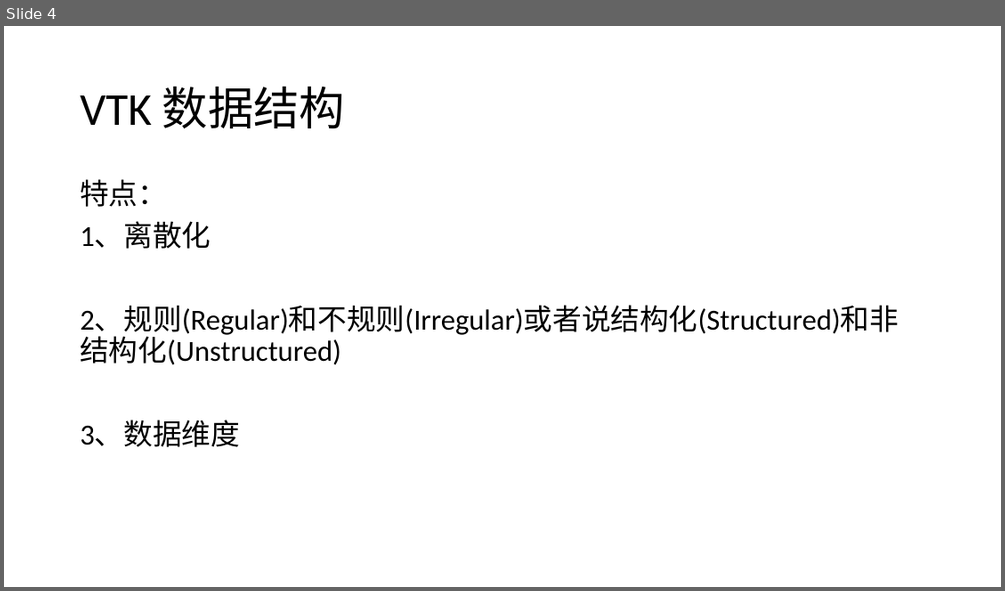
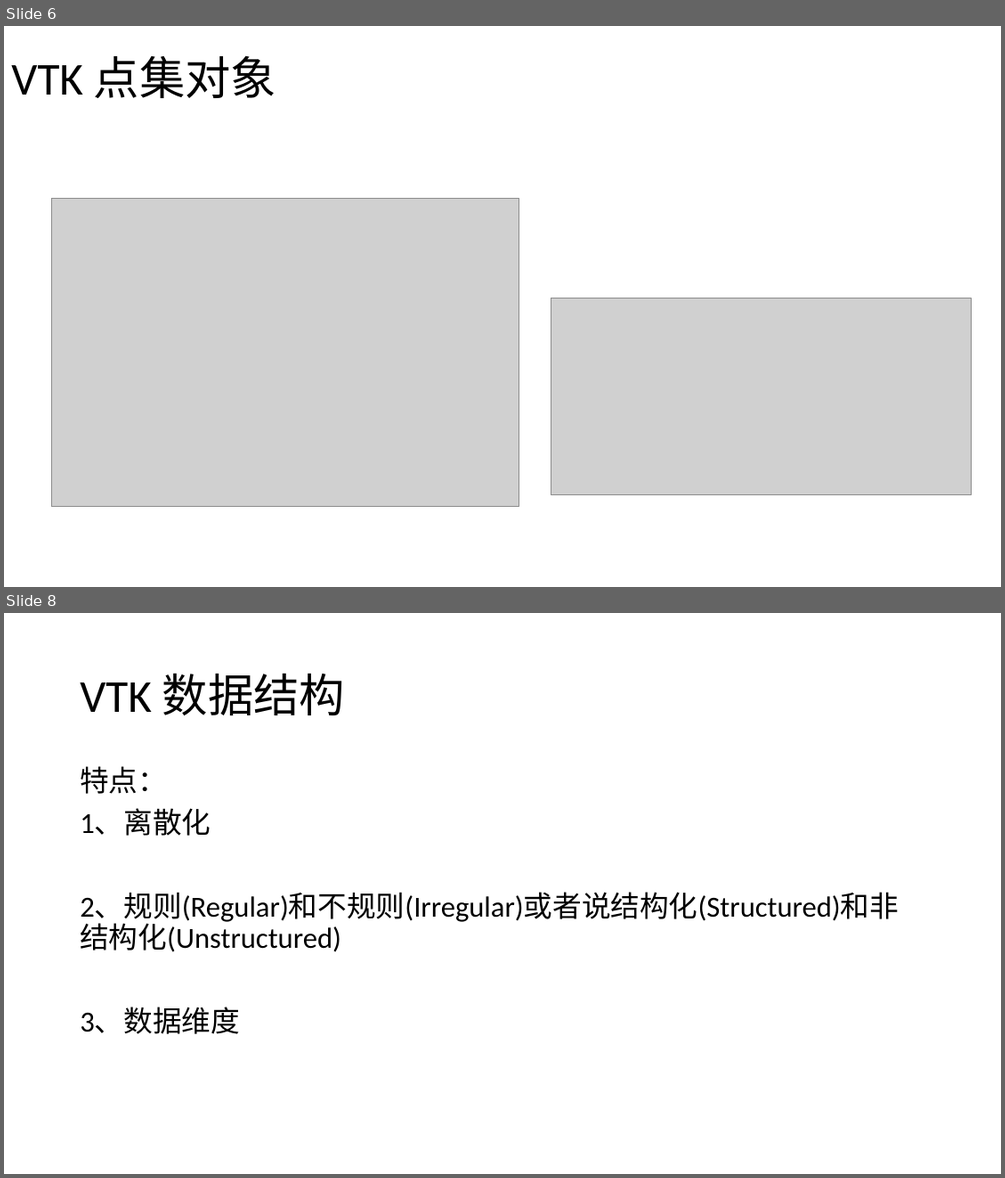
Before and after one commit to saqlz/VTKDemo, a slide deck: VTK学习笔记.pptx. Shown one above the other, each under a label of ours: slide 4 before the commit, slides 6 and 8 after it; the slides between them are not shown. The pictures are 1005x591 and 1005x1178 pixels, drawn with LibreOffice and Linux fonts; fonts in the diff are those of the drawing; grey boxes stand for pictures. Boxes give left, top, right and bottom in pixels: in the first picture for what was removed or moved away, otherwise in the second. Text is boxed around its words. In the diff, an @@ line names an element or a change of style, - is before the commit and + after.

```diff
--- a/VTK学习笔记.pptx
+++ b/VTK学习笔记.pptx
@@ slide 6 added at (4, 26, 1001, 587), background #FFFFFF @@
@@ title added at (11, 55, 276, 98), 44 pt, text #000000 @@
+VTK 点集对象
@@ picture added at (51, 198, 518, 506) @@
@@ picture added at (551, 298, 971, 494) @@
@@ what was slide 4 is now slide 8 @@
```
Also in this commit, not shown: 2 slides changed, 2 other slides added, 3 other files.
